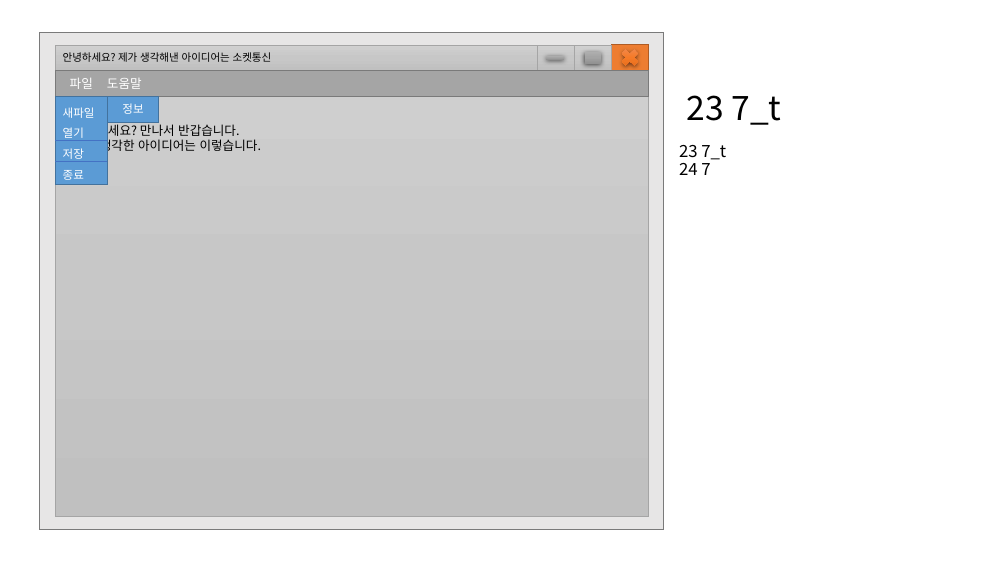
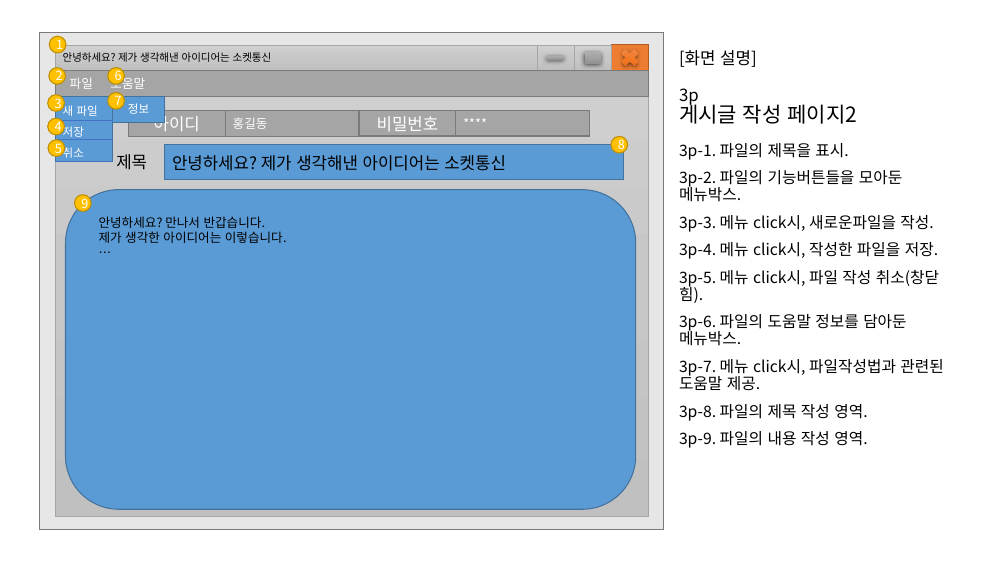
Before and after one commit to jwsimhj97/Fullstack, a slide deck: slide 5 of 소켓통신_심현정.pptx (slide 3 before the commit). Drawn at 1008x567 pixels with LibreOffice and Linux fonts; fonts in the diff are those of the drawing. Boxes give left, top, right and bottom in pixels: in the first picture for what was removed or moved away, otherwise in the second. Text is boxed around its words. In the diff, an @@ line names an element or a change of style, - is before the commit and + after.

```diff
--- a/소켓통신_심현정.pptx
+++ b/소켓통신_심현정.pptx
@@ ellipse added at <box>49,36,66,53</box>, fill #FFC000, outline #BD8E00 1 pt, 12 pt, text #FFFFFF @@
+1
@@ title at <box>679,50,857,124</box>: text changed; size 32 to 20 pt @@
-23 7_t
+[화면 설명]
+3p
+게시글 작성 페이지2
@@ ellipse added at <box>49,67,66,84</box>, fill #FFC000, outline #BD8E00 1 pt, 12 pt, text #FFFFFF @@
+2
@@ ellipse added at <box>107,67,124,84</box>, fill #FFC000, outline #BD8E00 1 pt, 12 pt, text #FFFFFF @@
+6
@@ ellipse added at <box>48,95,64,111</box>, fill #FFC000, outline #BD8E00 1 pt, 12 pt, text #FFFFFF @@
+3
@@ ellipse added at <box>48,118,64,135</box>, fill #FFC000, outline #BD8E00 1 pt, 12 pt, text #FFFFFF @@
+4
@@ rectangle "새 파일": place and size @@
-rectangle "새 파일" at <box>55,96,107,185</box>
+rectangle "새 파일" at <box>55,96,113,161</box>
@@ text in rectangle at <box>63,104,98,116</box>: text changed @@
-새파일
-열기
+새 파일
@@ ellipse added at <box>107,92,124,109</box>, fill #FFC000, outline #BD8E00 1 pt, 12 pt, text #FFFFFF @@
+7
@@ rectangle "정보": place and size @@
-rectangle "정보" at <box>107,96,160,122</box>
+rectangle "정보" at <box>113,96,165,122</box>
@@ group added at <box>129,110,590,137</box>: 4 rectangles @@
+홍길동
+비밀번호
+아이디
+****
@@ ellipse added at <box>48,140,65,157</box>, fill #FFC000, outline #BD8E00 1 pt, 12 pt, text #FFFFFF @@
+5
@@ line moved from (55, 140) - (107, 140) to (55, 140) - (113, 140) @@
@@ line added from (55, 120) to (113, 120), #4472C4 0.5 pt @@
@@ text in rectangle at <box>63,145,84,158</box>: text changed @@
-종료
+취소
@@ rectangle added at <box>165,145,625,180</box>, fill #5B9BD5, outline #43739E 1 pt, 16 pt, text #000000 @@
+안녕하세요? 제가 생각해낸 아이디어는 소켓통신
@@ ellipse added at <box>611,136,628,153</box>, fill #FFC000, outline #BD8E00 1 pt, 12 pt, text #FFFFFF @@
+8
@@ text at <box>679,143,943,448</box>: text changed; size 16 to 15 pt @@
-23 7_t
-24 7
+3p-1. 파일의 제목을 표시.
+3p-2. 파일의 기능버튼들을 모아둔 메뉴박스.
+3p-3. 메뉴 click시, 새로운파일을 작성.
+3p-4. 메뉴 click시, 작성한 파일을 저장.
+3p-5. 메뉴 click시, 파일 작성 취소(창닫힘).
+3p-6. 파일의 도움말 정보를 담아둔 메뉴박스.
+3p-7. 메뉴 click시, 파일작성법과 관련된 도움말 제공.
+3p-8. 파일의 제목 작성 영역.
+3p-9. 파일의 내용 작성 영역.
@@ line moved from (55, 162) - (107, 162) to (56, 161) - (113, 161) @@
@@ text added at <box>116,154,147,170</box>, 16 pt, text #000000 @@
+제목
@@ rounded rectangle added at <box>66,190,636,510</box>, fill #5B9BD5, outline #43739E 1 pt @@
@@ ellipse added at <box>74,194,91,211</box>, fill #FFC000, outline #BD8E00 1 pt, 12 pt, text #FFFFFF @@
+9
@@ text "안녕하세요? 만나서 반갑습니다." rewrapped from <box>73,122,262,154</box> to <box>99,216,287,243</box> @@
```
Also in this commit, not shown: 8 other slides changed, 4 slides added, 2 slides removed, 24 other files.
